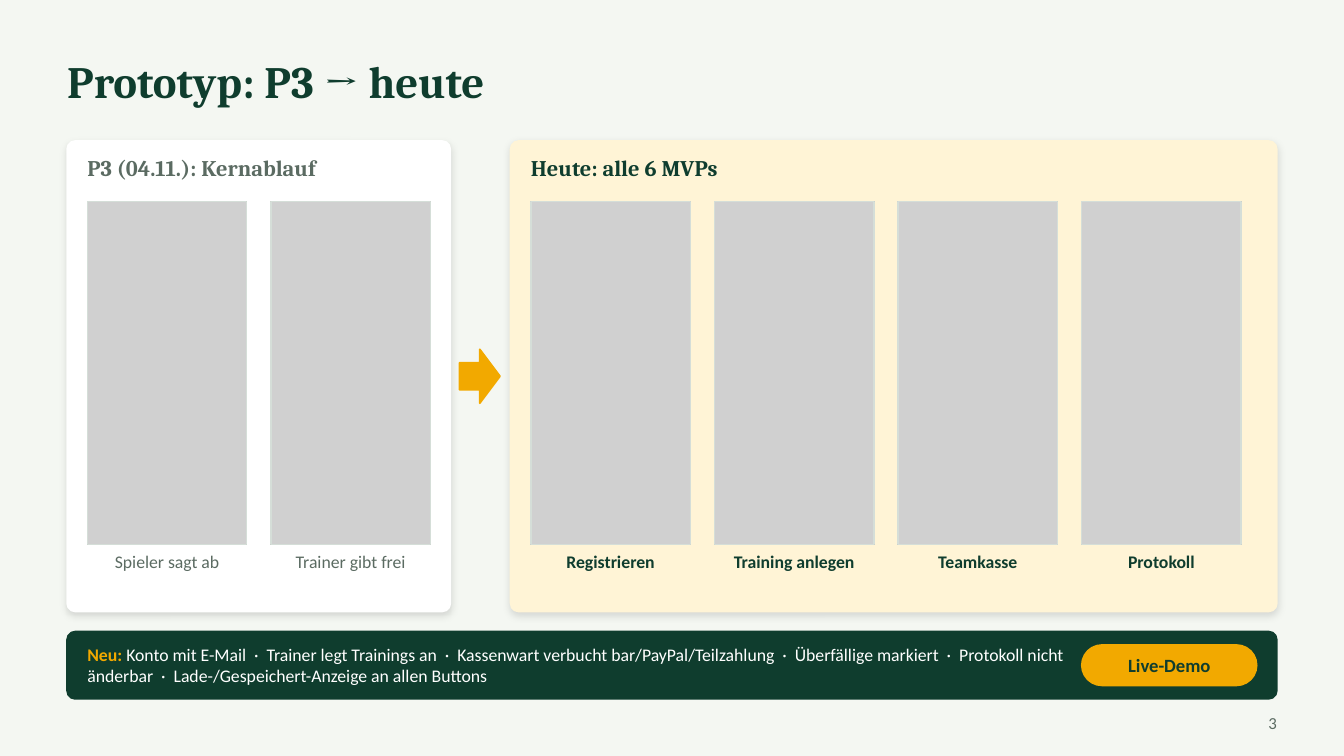
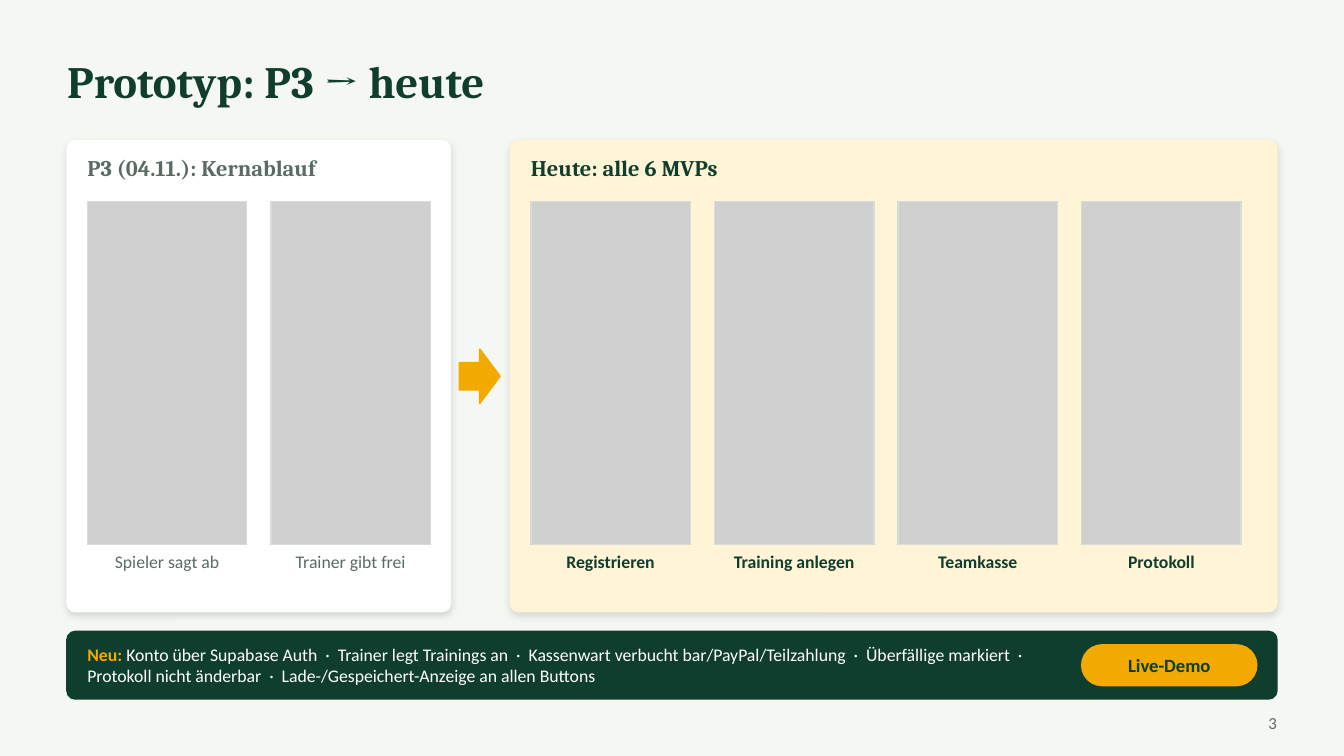
Before and after one commit to squadhq-team/squadhq-team, a slide deck: slide 3 of docs/praesentation/p4/SquadHQ_P4.pptx. Drawn at 1344x756 pixels with LibreOffice and Linux fonts; fonts in the diff are those of the drawing; grey boxes stand for pictures. Boxes give left, top, right and bottom in pixels: in the first picture for what was removed or moved away, otherwise in the second. Text is boxed around its words. In the diff, an @@ line names an element or a change of style, - is before the commit and + after.

```diff
--- a/docs/praesentation/p4/SquadHQ_P4.pptx
+++ b/docs/praesentation/p4/SquadHQ_P4.pptx
@@ text at <box>87,647,1010,685</box>: text changed @@
-Neu: Konto mit E-Mail · Trainer legt Trainings an · Kassenwart verbucht bar/PayPal/Teilzahlung · Überfällige markiert · Protokoll nicht änderbar · Lade-/Gespeichert-Anzeige an allen Buttons
+Neu: Konto über Supabase Auth · Trainer legt Trainings an · Kassenwart verbucht bar/PayPal/Teilzahlung · Überfällige markiert · Protokoll nicht änderbar · Lade-/Gespeichert-Anzeige an allen Buttons
```
Also in this commit, not shown: 6 other slides changed, 1 other file.
